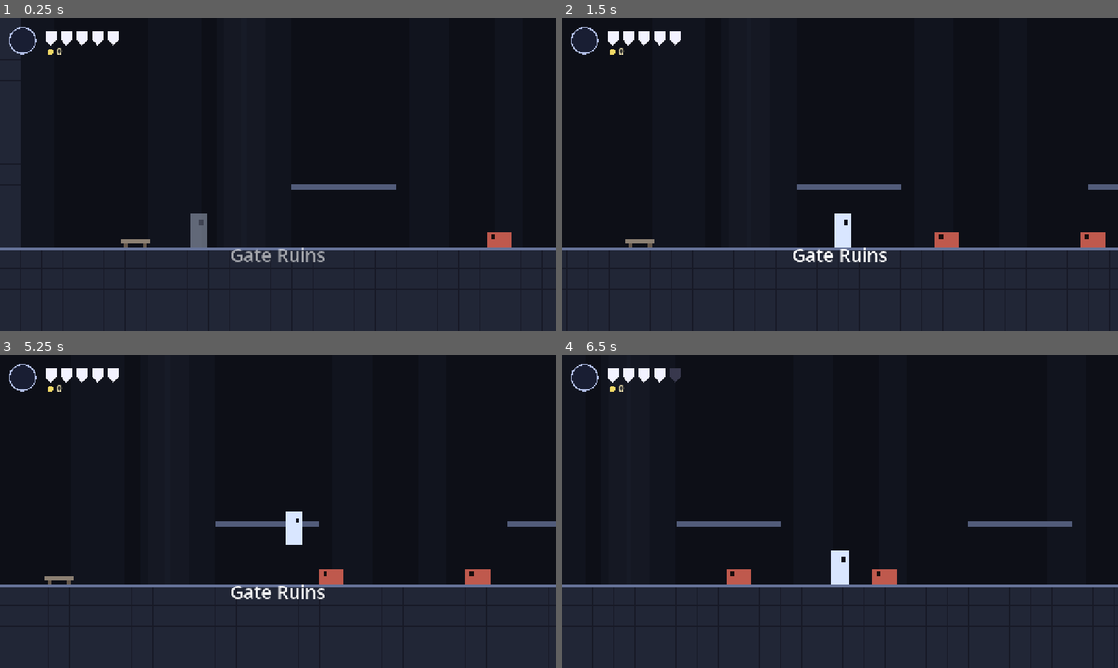
Above: before the commit, frames 1-4 (two rows, left to right).
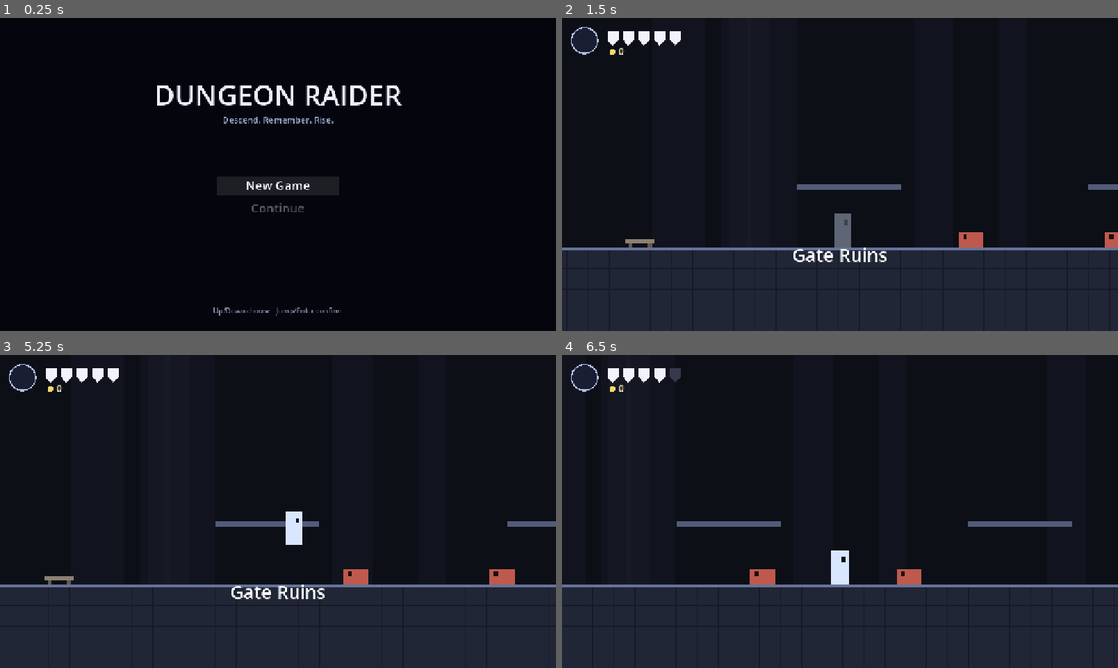
Above: after the commit, the same moments.

Repository: halo07-pixel/dungeon-raider-godot
Game: Godot game, scene res://hk/main.tscn
The game is run twice, just before and just after one commit, with the same random seed, the same clock (stepped at 60 frames per second) and the same inputs.
Inputs (mouse positions are in pixels of both pictures, inside the frame that each line leads up to):
- Up to frame 1 (0.25 s): no input
- Up to frame 2 (1.5 s): tap Enter (confirm) at 0.5, 0.6 s; move the mouse to (962, 158) at 0.52 s; hold D (hk_right) 0.53-1.25 s; click (962, 158) at 0.67 s; tap Z (hk_jump) at 0.77, 1.07 s; tap Space (dodge) at 0.8 s; drag from (728, 190) to (979, 240) at 1.27 s
- Up to frame 3 (5.25 s): move the mouse to (333, 442) at 2.02 s; hold A (hk_left) 2.03-2.75 s; hold E (interact) 2.03-2.75 s; click (333, 442) at 2.3 s; tap R (restart) at 2.75, 4.15, 4.25 s; drag from (250, 574) to (111, 464) at 2.77 s; tap Enter (confirm) at 3.5, 3.8, 5 s; move the mouse to (444, 558) at 3.52 s; hold D (hk_right) 3.53-4.25 s; tap Z (hk_jump) at 3.6, 3.77, 4.07 s; click (444, 558) at 3.67 s; drag from (111, 464) to (194, 433) at 4.27 s; move the mouse to (305, 511) at 5.02 s; hold D (hk_right) from 5.03 s (still down); hold E (interact) from 5.03 s (still down); tap Space (dodge) at 5.1 s; click (305, 511) at 5.17 s
- Up to frame 4 (6.5 s): tap Q (skill) at 5.65 s; release D (hk_right) at 5.75 s; release E (interact) at 5.75 s; drag from (756, 433) to (789, 577) at 5.77 s

The runs differ from the first frame. In frame 1, 33% of the frame differs, in the area x 0-100%, y 0-100%; in frame 2, 1.0%; in frame 3, 0.8%; in frame 4, 0.8%.

Commit message:
HK: màn hình tiêu đề, màn kết thúc sau boss Lord, test luồng; test shop dùng sự kiện input thật
Co-Authored-By: Claude Sonnet 5.5 <noreply@anthropic.com>
Claude-Session: https://claude.ai/code/session_017JfCCXxoTqJnAKcYj247Qm

Diff:
--- /dev/null
+++ b/hk/ending.gd
@@ -0,0 +1,38 @@
+extends CanvasLayer
+## Màn kết thúc sau khi hạ Dungeon Lord. Hiện thống kê, Jump/Enter để về màn hình tiêu đề (signal `finished`).
+const STATE = preload("res://hk/state.gd")
+signal finished
+var _a: float = 0.0
+var _view: Control
+var _t: float = 0.0
+var _stats: String = ""
+
+func _ready() -> void:
+	layer = 40
+	process_mode = Node.PROCESS_MODE_ALWAYS
+	_stats = "Rooms explored: %d / 24     Charms: %d     Geo: %d" % [STATE.visited.size(), STATE.charms_owned.size(), STATE.geo]
+	_view = Control.new()
+	_view.set_anchors_preset(Control.PRESET_FULL_RECT)
+	_view.mouse_filter = Control.MOUSE_FILTER_IGNORE
+	_view.draw.connect(_draw_view)
+	add_child(_view)
+	create_tween().tween_property(self, "_a", 1.0, 1.5)
+
+func _process(delta: float) -> void:
+	_t += delta
+	if _t > 2.5 and (Input.is_action_just_pressed("hk_jump") or Input.is_action_just_pressed("ui_accept")):
+		set_process(false)
+		finished.emit()
+		return
+	_view.queue_redraw()
+
+func _draw_view() -> void:
+	var v: Control = _view
+	var font: Font = ThemeDB.fallback_font
+	var sz: Vector2 = v.size
+	v.draw_rect(Rect2(Vector2.ZERO, sz), Color(0.02, 0.02, 0.05, _a))
+	v.draw_string(font, Vector2(0, sz.y * 0.36), "The Dungeon Lord has fallen", HORIZONTAL_ALIGNMENT_CENTER, sz.x, 44, Color(1, 1, 1, _a))
+	v.draw_string(font, Vector2(0, sz.y * 0.36 + 44), "The vaults fall silent. Thank you for playing.", HORIZONTAL_ALIGNMENT_CENTER, sz.x, 20, Color(0.75, 0.8, 0.95, _a))
+	v.draw_string(font, Vector2(0, sz.y * 0.56), _stats, HORIZONTAL_ALIGNMENT_CENTER, sz.x, 20, Color(0.95, 0.9, 0.7, _a))
+	if _t > 2.5:
+		v.draw_string(font, Vector2(0, sz.y - 50), "Jump/Enter: title", HORIZONTAL_ALIGNMENT_CENTER, sz.x, 16, Color(0.6, 0.65, 0.75, 0.6 + 0.4 * sin(_t * 3.0)))
--- a/hk/main.gd
+++ b/hk/main.gd
@@ -1,6 +1,37 @@
 extends Node2D
-## Điểm vào của bản Hollow Knight-style: chuyển thẳng sang world (màn hình tiêu đề sẽ thêm sau).
+## Điểm vào của bản Hollow Knight-style: màn hình tiêu đề -> world -> màn kết thúc -> tiêu đề.
+## Cha lắng nghe signal của con (title.chosen, world.ending_reached, ending.finished), không gọi ngược lên.
+const STATE = preload("res://hk/state.gd")
+const InputSetup = preload("res://hk/input.gd")
+var _world: Node2D
+var _overlay: Node
+
 func _ready() -> void:
-	var w := Node2D.new()
-	w.set_script(preload("res://hk/world.gd"))
-	add_child(w)
+	InputSetup.ensure()
+	_show_title()
+
+func _show_title() -> void:
+	if is_instance_valid(_world):
+		_world.queue_free()
+	if is_instance_valid(_overlay):
+		_overlay.queue_free()
+	get_tree().paused = false
+	var t := preload("res://hk/title.gd").new()
+	t.chosen.connect(_start_game.bind(t))
+	add_child(t)
+	_overlay = t
+
+func _start_game(mode: String, title: Node) -> void:
+	STATE.boot = mode
+	title.queue_free()
+	_overlay = null
+	_world = Node2D.new()
+	_world.set_script(preload("res://hk/world.gd"))
+	_world.ending_reached.connect(_show_ending)
+	add_child(_world)
+
+func _show_ending() -> void:
+	var e := preload("res://hk/ending.gd").new()
+	e.finished.connect(_show_title)
+	add_child(e)
+	_overlay = e
--- /dev/null
+++ b/hk/title.gd
@@ -0,0 +1,55 @@
+extends CanvasLayer
+## Màn hình tiêu đề: Up/Down chọn, Jump/Enter xác nhận. Báo lên cha bằng signal `chosen("new"|"continue")`.
+const STATE = preload("res://hk/state.gd")
+signal chosen(mode: String)
+var _sel: int = 0
+var _has_save: bool = false
+var _view: Control
+var _opened_frame: int = -1
+
+func _ready() -> void:
+	layer = 30
+	_has_save = FileAccess.file_exists(STATE.save_path)
+	_sel = 1 if _has_save else 0
+	_opened_frame = Engine.get_process_frames()
+	_view = Control.new()
+	_view.set_anchors_preset(Control.PRESET_FULL_RECT)
+	_view.mouse_filter = Control.MOUSE_FILTER_IGNORE
+	_view.draw.connect(_draw_view)
+	add_child(_view)
+
+func _items() -> Array:
+	return [{"id": "new", "name": "New Game", "on": true}, {"id": "continue", "name": "Continue", "on": _has_save}]
+
+func _process(_d: float) -> void:
+	if Engine.get_process_frames() == _opened_frame:
+		return
+	var n: int = _items().size()
+	if Input.is_action_just_pressed("hk_down"):
+		_sel = (_sel + 1) % n
+	elif Input.is_action_just_pressed("hk_up"):
+		_sel = (_sel - 1 + n) % n
+	elif Input.is_action_just_pressed("hk_jump") or Input.is_action_just_pressed("ui_accept"):
+		var it: Dictionary = _items()[_sel]
+		if it["on"]:
+			set_process(false)
+			chosen.emit(String(it["id"]))
+			return
+	_view.queue_redraw()
+
+func _draw_view() -> void:
+	var v: Control = _view
+	var font: Font = ThemeDB.fallback_font
+	var sz: Vector2 = v.size
+	v.draw_rect(Rect2(Vector2.ZERO, sz), Color(0.02, 0.02, 0.05))
+	v.draw_string(font, Vector2(0, sz.y * 0.28), "DUNGEON RAIDER", HORIZONTAL_ALIGNMENT_CENTER, sz.x, 64, Color(0.92, 0.94, 1.0))
+	v.draw_string(font, Vector2(0, sz.y * 0.28 + 40), "Descend. Remember. Rise.", HORIZONTAL_ALIGNMENT_CENTER, sz.x, 20, Color(0.6, 0.65, 0.8))
+	var items: Array = _items()
+	for i in items.size():
+		var it: Dictionary = items[i]
+		var y: float = sz.y * 0.55 + i * 52.0
+		var col := Color(0.95, 0.95, 1.0) if it["on"] else Color(0.35, 0.35, 0.42)
+		if i == _sel:
+			v.draw_rect(Rect2(sz.x * 0.5 - 140, y - 30, 280, 42), Color(1, 1, 1, 0.1))
+		v.draw_string(font, Vector2(0, y), String(it["name"]), HORIZONTAL_ALIGNMENT_CENTER, sz.x, 28, col)
+	v.draw_string(font, Vector2(0, sz.y - 40), "Up/Down choose   Jump/Enter confirm", HORIZONTAL_ALIGNMENT_CENTER, sz.x, 16, Color(0.5, 0.55, 0.65))
--- a/hk/world.gd
+++ b/hk/world.gd
@@ -6,6 +6,8 @@
 const FX = preload("res://hk/fx.gd")
 const AREA_NAMES: Dictionary = {"gate": "Gate Ruins", "catacomb": "Weeping Catacombs", "vault": "Ashen Vaults"}
 const ZOOM: float = 1.5
+
+signal ending_reached   # báo lên main sau khi hạ Dungeon Lord
 
 var rooms: Dictionary = {}
 var room: Node2D
@@ -162,7 +164,12 @@
 	hud.banner("%s defeated" % String(boss.title() if is_instance_valid(boss) else bid), "")
 	if bid == "lord":
 		STATE.set_flag("ending")
-		hud.banner("The Dungeon Lord falls", "Thank you for playing")
+		STATE.save()
+		hud.banner("The Dungeon Lord falls", "")
+		busy = true
+		player.controls_enabled = false
+		await get_tree().create_timer(3.0, true, false, true).timeout
+		ending_reached.emit()
 
 func _on_door(door_id: String) -> void:
 	if busy:
--- /dev/null
+++ b/tools/tests/hk_flow_test.gd
@@ -0,0 +1,55 @@
+extends SceneTree
+## Test luồng: tiêu đề -> New Game -> world -> (giả lập hạ boss cuối) -> màn kết thúc -> về tiêu đề -> Continue.
+var fails: int = 0
+
+func ck(c: bool, m: String) -> void:
+	if not c:
+		fails += 1
+		print("FAIL: ", m)
+
+func tap(action: String) -> void:
+	var ev := InputEventAction.new()
+	ev.action = action
+	ev.pressed = true
+	Input.parse_input_event(ev)
+	await create_timer(0.1, true, false, true).timeout
+	ev.pressed = false
+	Input.parse_input_event(ev)
+	await create_timer(0.1, true, false, true).timeout
+
+func _init() -> void:
+	await process_frame
+	var St = load("res://hk/state.gd")
+	St.save_path = "user://hk_flow_save.json"
+	St.delete_save()
+	var main: Node = load("res://hk/main.tscn").instantiate()
+	root.add_child(main)
+	await create_timer(0.3, true, false, true).timeout
+	ck(main._overlay != null and main._overlay.get_script().resource_path.ends_with("title.gd"), "mở game ra màn hình tiêu đề")
+	ck(main._world == null, "chưa có world khi ở tiêu đề")
+	# không có save: mặc định New Game; Continue bị khoá (Down rồi Jump không làm gì)
+	await tap("hk_down")
+	await tap("hk_jump")
+	ck(main._world == null, "Continue bị khoá khi chưa có save")
+	await tap("hk_up")
+	await tap("hk_jump")
+	await create_timer(0.5, true, false, true).timeout
+	ck(main._world != null and main._world.room != null, "New Game vào world")
+	ck(St.boot == "keep", "boot chuyển về keep sau khi world đọc")
+	# hạ boss cuối
+	main._world._on_boss_defeated("lord")
+	ck(St.flag("boss_lord") and St.flag("ending"), "hạ Lord đặt cờ ending")
+	await create_timer(3.4, true, false, true).timeout
+	ck(main._overlay != null and main._overlay.get_script().resource_path.ends_with("ending.gd"), "hiện màn kết thúc")
+	await create_timer(2.6, true, false, true).timeout
+	await tap("hk_jump")
+	await create_timer(0.3, true, false, true).timeout
+	ck(main._overlay != null and main._overlay.get_script().resource_path.ends_with("title.gd"), "về màn hình tiêu đề")
+	ck(FileAccess.file_exists("user://hk_flow_save.json"), "ending đã lưu save")
+	# Continue giữ cờ ending
+	await tap("hk_jump")
+	await create_timer(0.5, true, false, true).timeout
+	ck(main._world != null and St.flag("ending"), "Continue nạp lại save có cờ ending")
+	St.delete_save()
+	print("DONE fails=", fails)
+	quit(1 if fails > 0 else 0)
--- a/tools/tests/hk_world_test.gd
+++ b/tools/tests/hk_world_test.gd
@@ -145,12 +145,27 @@
 	w.shop._buy(stock[0])
 	ck(St.hp_bonus == 1 and St.geo < 1000, "mua mặt nạ")
 	w.shop.close()
-	# phím Up mở shop không được dịch lựa chọn trong khung mở
-	Input.action_press("hk_up")
+	# phím Up mở shop không được dịch lựa chọn trong khung mở (action_press không tạo just_pressed -> dùng sự kiện thật)
+	var ev := InputEventAction.new()
+	ev.action = "hk_up"
+	ev.pressed = true
+	Input.parse_input_event(ev)
+	await process_frame
+	ck(Input.is_action_just_pressed("hk_up"), "kiểm tra thử: sự kiện hk_up là just_pressed")
 	w.shop.open(w.player)
+	w.shop._process(0.0)
+	ck(w.shop._sel == 0, "khung đầu sau khi mở shop bị bỏ qua (sel=%d)" % w.shop._sel)
+	ev.pressed = false
+	Input.parse_input_event(ev)
 	await process_frame
-	ck(w.shop._sel == 0, "khung đầu sau khi mở shop bị bỏ qua (sel=%d)" % w.shop._sel)
-	Input.action_release("hk_up")
+	await process_frame
+	ev.pressed = true
+	Input.parse_input_event(ev)
+	await process_frame
+	w.shop._process(0.0)
+	ck(w.shop._sel != 0, "khung sau đó thì Up chạy bình thường (sel=%d)" % w.shop._sel)
+	ev.pressed = false
+	Input.parse_input_event(ev)
 	w.shop.close()
 	# --- save/load round trip ---
 	St.save()
Not shown, added: hk/ending.gd.uid
Not shown, added: hk/title.gd.uid
Not shown, added: tools/tests/hk_flow_test.gd.uid
